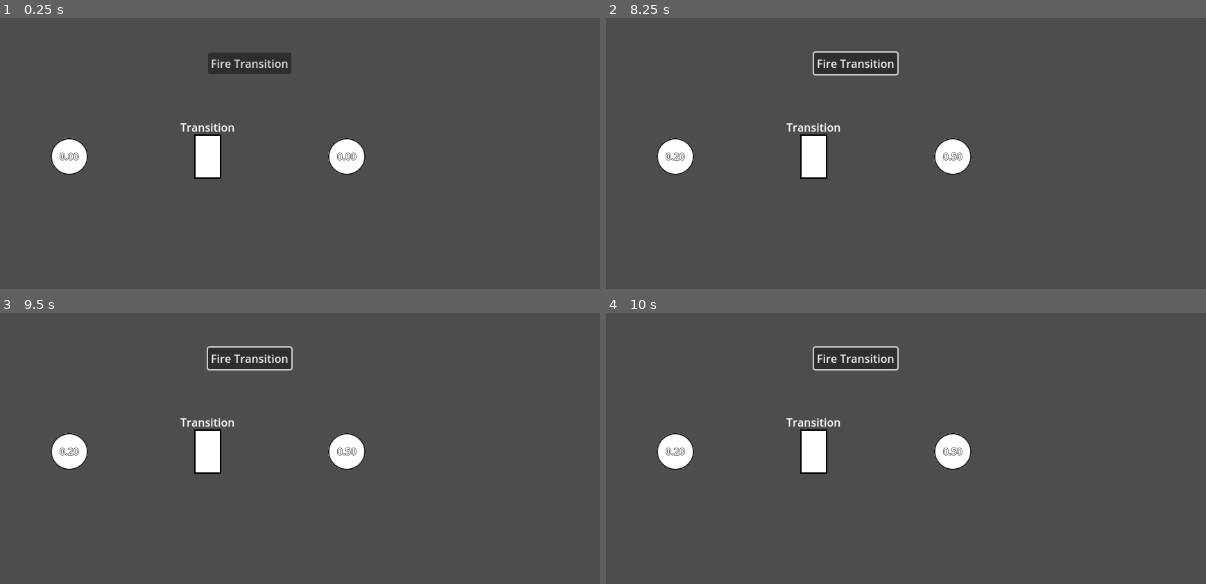
Above: before the commit, frames 1-4 (two rows, left to right).
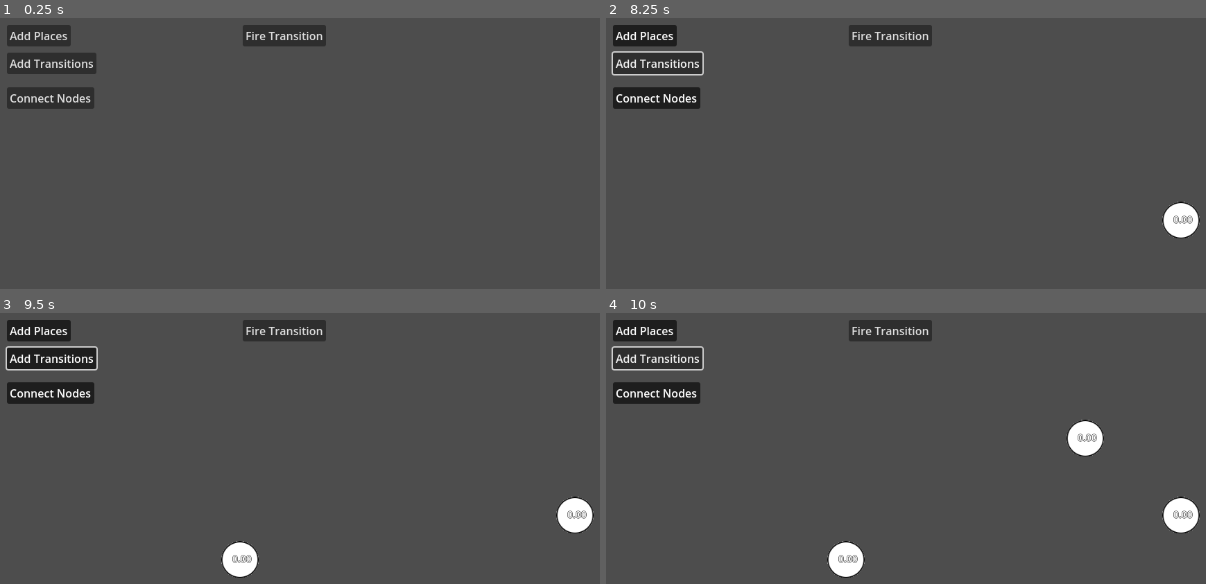
Above: after the commit, the same moments.

Repository: UltraMarineOwl/FuzzyPetriNetSim
Game: Godot game, scene res://Scenes/main.tscn
Two runs of this game, one before a commit and one after it. Both use one fixed random seed, a clock stepped at 60 frames per second and the inputs below.
Inputs (mouse positions are in pixels of both pictures, inside the frame that each line leads up to):
- Up to frame 1 (0.25 s): no input
- Up to frame 2 (8.25 s): click "Fire Transition" at 0.5 s; click (642, 36) at 1.25 s, where only the run after the commit has a clickable "Add Places"; click (660, 64) at 2 s, where only the run after the commit has a clickable "Add Transitions"; click (654, 99) at 2.75 s, where only the run after the commit has a clickable "Connect Nodes"; click "Fire Transition" at 3.5 s; click (642, 36) at 4.25 s, where only the run after the commit has a clickable "Add Places"; click (660, 64) at 5 s, where only the run after the commit has a clickable "Add Transitions"; click "Fire Transition" at 5.75 s; click (642, 36) at 6.5 s, where only the run after the commit has a clickable "Add Places"; click (660, 64) at 7.25 s, where only the run after the commit has a clickable "Add Transitions"; tap Enter at 8 s; move the mouse to (1182, 221) at 8.02 s; click (1182, 221) at 8.17 s
- Up to frame 3 (9.5 s): tap Space at 8.75 s; move the mouse to (240, 559) at 8.77 s; click (240, 559) at 8.92 s
- Up to frame 4 (10 s): tap Enter at 9.5 s; move the mouse to (1086, 437) at 9.52 s; click (1086, 437) at 9.67 s

The runs differ from the first frame. In frame 1, 7.0% of the frame differs, in the area x 1-61%, y 2-60%; in frame 2, 8.2%; in frame 3, 8.9%; in frame 4, 9.5%, in the area x 0-99%, y 2-98%.

Commit message:
places, trans, buttons, connect

Diff:
--- a/Scenes/Place.tscn
+++ b/Scenes/Place.tscn
@@ -15,8 +15,7 @@
 script = ExtResource("1_ptcfd")
 
 [node name="StaticBody2D" type="StaticBody2D" parent="."]
-light_mask = 2
-visibility_layer = 2
+disable_mode = 1
 
 [node name="Sprite2D" type="Sprite2D" parent="StaticBody2D"]
 light_mask = 2
@@ -28,10 +27,10 @@
 shape = SubResource("CircleShape2D_6l4rf")
 
 [node name="Label" type="Label" parent="."]
-offset_left = -31.0
-offset_top = -31.0
-offset_right = 31.0
-offset_bottom = 31.0
+offset_left = -11.0
+offset_top = -12.0
+offset_right = 12.0
+offset_bottom = 11.0
 text = "0"
 label_settings = SubResource("LabelSettings_yu3sh")
 horizontal_alignment = 1
--- a/Scenes/Transitions.tscn
+++ b/Scenes/Transitions.tscn
@@ -4,21 +4,23 @@
 [ext_resource type="Texture2D" uid="uid://dctfq2cjucg8m" path="res://Assets/Transition.png" id="2_dre3t"]
 
 [sub_resource type="RectangleShape2D" id="RectangleShape2D_46e1j"]
-size = Vector2(24.5, 47.5)
+size = Vector2(39, 64)
 
 [node name="Transitions" type="Node2D"]
 script = ExtResource("1_mtmwl")
 
 [node name="StaticBody2D" type="StaticBody2D" parent="."]
-
-[node name="CollisionShape2D" type="CollisionShape2D" parent="StaticBody2D"]
-position = Vector2(3.75, 6.25)
-shape = SubResource("RectangleShape2D_46e1j")
+disable_mode = 1
 
 [node name="Sprite2D" type="Sprite2D" parent="StaticBody2D"]
 texture = ExtResource("2_dre3t")
 
+[node name="CollisionShape2D" type="CollisionShape2D" parent="StaticBody2D"]
+position = Vector2(-0.5, 0)
+shape = SubResource("RectangleShape2D_46e1j")
+
 [node name="Label" type="Label" parent="."]
+visible = false
 offset_left = -40.0
 offset_top = -54.0
 offset_right = 40.0
--- a/Scenes/main.tscn
+++ b/Scenes/main.tscn
@@ -4,3 +4,5 @@
 
 [node name="Main" type="Node2D"]
 script = ExtResource("1_awlv0")
+
+[node name="Connections" type="Node2D" parent="."]
--- a/Scripts/Place.gd
+++ b/Scripts/Place.gd
@@ -1,5 +1,6 @@
 # Scripts/Place.gd
 extends Node2D
+class_name Place
 
 var token_value: float = 0.0  # Значение метки (от 0.0 до 1.0)
 
@@ -8,3 +9,9 @@
 
 func update_label() -> void:
 	$Label.text = "%.2f" % token_value
+
+func _gui_input(event) -> void:
+	if event is InputEventMouseButton and event.button_index == MOUSE_BUTTON_LEFT:
+		if event.doubleclick:
+			# Открыть интерфейс для изменения token_value
+			pass  # Реализуйте по необходимости
--- a/Scripts/Transitions.gd
+++ b/Scripts/Transitions.gd
@@ -1,5 +1,7 @@
 # Scripts/Transition.gd
 extends Node2D
+
+class_name Transition
 
 var input_places: Array[Node2D] = []
 var output_places: Array[Node2D] = []
@@ -7,6 +9,7 @@
 
 func _ready():
 	update_label()
+	set_process_input(true)
 
 func update_label():
 	$Label.text = "Transition"
@@ -23,8 +26,14 @@
 func fire_transition():
 	# Обновляем значения меток
 	for place in input_places:
-		place.token_value -= firing_threshold  # Или другое правило уменьшения
+		place.token_value = max(0.0, place.token_value - firing_threshold)
 		place.update_label()
 	for place in output_places:
-		place.token_value += firing_threshold  # Или другое правило увеличения
+		place.token_value = min(1.0, place.token_value + firing_threshold)
 		place.update_label()
+
+func _gui_input(event) -> void:
+	if event is InputEventMouseButton and event.button_index == MOUSE_BUTTON_LEFT:
+		if event.doubleclick:
+			# Открыть интерфейс для изменения firing_threshold
+			pass  # Реализуйте по необходимости
--- a/Scripts/main.gd
+++ b/Scripts/main.gd
@@ -1,35 +1,150 @@
 # Scripts/Main.gd
 extends Node2D
 
+var PlaceScene = preload("res://Scenes/Place.tscn")
+var TransitionScene = preload("res://Scenes/Transitions.tscn")
+
+@onready var connections_node: Node2D = $Connections
+
+var is_place_mode_enabled: bool = false
+var is_transition_mode_enabled: bool = false
+var is_connect_mode_enabled: bool = false
+
+var selected_place: Place = null
+var selected_transition: Transition = null
+
+
 func _ready() -> void:
-	var PlaceScene = preload("res://Scenes/Place.tscn")
-	var TransitionScene = preload("res://Scenes/Transitions.tscn")
-
-	# Создаем места
-	var place1 = PlaceScene.instantiate()
-	add_child(place1)
-	place1.position = Vector2(100, 200)
-	place1.token_value = 0.7
-
-	var place2 = PlaceScene.instantiate()
-	add_child(place2)
-	place2.position = Vector2(500, 200)
-
-	# Создаем переход
-	var transition = TransitionScene.instantiate()
-	add_child(transition)
-	transition.position = Vector2(300, 200)
-
-	# Устанавливаем связи
-	transition.input_places.append(place1)
-	transition.output_places.append(place2)
 
 	# Добавляем кнопку для срабатывания перехода
 	var fire_button = Button.new()
 	fire_button.text = "Fire Transition"
-	fire_button.position = Vector2(300, 50)
+	fire_button.position = Vector2(350, 10)
 	add_child(fire_button)
-	fire_button.connect("pressed", Callable(self, "_on_fire_button_pressed").bind(transition))
+	fire_button.toggled.connect(_on_fire_button_pressed)
 
-func _on_fire_button_pressed(transition) -> void:
-	transition.try_fire()
+	#########################################
+# Добавляем кнопку для переключения режима добавления мест
+	var place_mode_button = Button.new()
+	place_mode_button.text = "Add Places"
+	place_mode_button.toggle_mode = true  # Позволяет кнопке работать как переключатель
+	place_mode_button.position = Vector2(10, 10)
+	add_child(place_mode_button)
+	place_mode_button.toggled.connect(_on_place_mode_toggled)
+	# Переменная для отслеживания режима
+	is_place_mode_enabled = false
+
+	#########################################
+	# Добавляем кнопку для переключения режима добавления переходов
+	var transition_mode_button = Button.new()
+	transition_mode_button.text = "Add Transitions"
+	transition_mode_button.toggle_mode = true
+	transition_mode_button.position = Vector2(10, 50)
+	add_child(transition_mode_button)
+	transition_mode_button.toggled.connect(_on_transition_mode_toggled)
+
+	# Переменная для отслеживания режима
+	is_transition_mode_enabled = false
+
+	#########################################
+# Добавляем кнопку для режима связывания
+	var connect_mode_button = Button.new()
+	connect_mode_button.text = "Connect Nodes"
+	connect_mode_button.toggle_mode = true
+	connect_mode_button.position = Vector2(10, 100)
+	add_child(connect_mode_button)
+	connect_mode_button.toggled.connect(_on_connect_mode_toggled)
+
+	# Переменная для отслеживания режима
+	is_connect_mode_enabled = false
+
+func _on_place_mode_toggled(button_pressed: bool) -> void:
+	is_place_mode_enabled = button_pressed
+
+func _on_transition_mode_toggled(button_pressed: bool) -> void:
+	is_transition_mode_enabled = button_pressed
+
+func _on_connect_mode_toggled(button_pressed: bool) -> void:
+	is_connect_mode_enabled = button_pressed
+
+func _create_place_at_position(position: Vector2) -> void:
+	var place: Place = PlaceScene.instantiate()
+	add_child(place)
+	place.position = position
+	place.token_value = 0.0  # Начальное значение метки
+
+func _create_transition_at_position(position: Vector2) -> void:
+	var transition: Transition = TransitionScene.instantiate()
+	add_child(transition)
+	transition.position = position
+
+func _unhandled_input(event) -> void:
+	if event is InputEventMouseButton:
+		if event.button_index == MOUSE_BUTTON_LEFT and event.pressed:
+			var clicked_node = _get_node_at_position(event.position)
+			if is_place_mode_enabled:
+				_create_place_at_position(event.position)
+			elif is_transition_mode_enabled:
+				_create_transition_at_position(event.position)
+			elif is_connect_mode_enabled and clicked_node != null:
+				_handle_node_selection(clicked_node)
+
+func _get_node_at_position(position: Vector2) -> Node:
+	var space_state = get_world_2d().direct_space_state
+	var query = PhysicsPointQueryParameters2D.new()
+	query.position = position
+	query.collide_with_bodies = true
+	query.collide_with_areas = true
+	query.collision_mask = 0x7FFFFFFF  # Проверять все слои
+	query.exclude = []
+
+	var result = space_state.intersect_point(query)
+	for item in result:
+		var collider = item.collider
+		if collider != null:
+			var parent_node = collider.get_parent()
+			if parent_node is Place or parent_node is Transition:
+				return parent_node
+			var grandparent_node = parent_node.get_parent()
+			if grandparent_node is Place or grandparent_node is Transition:
+				return grandparent_node
+	return null
+
+func _handle_node_selection(node: Node) -> void:
+	if node is Place:
+		if selected_transition != null:
+			# Связываем переход и место
+			selected_transition.output_places.append(node)
+			_draw_connection(selected_transition, node)
+			# Сбрасываем выбор
+			selected_transition = null
+			print("Connected Transition to Place")
+		else:
+			selected_place = node
+			print("Selected Place")
+	elif node is Transition:
+		if selected_place != null:
+			# Связываем место и переход
+			node.input_places.append(selected_place)
+			_draw_connection(selected_place, node) # Рисуется линии
+			# Сбрасываем выбор
+			selected_place = null
+			print("Connected Place to Transition")
+		else:
+			selected_transition = node
+			print("Selected Transition")
+
+func _draw_connection(from_node: Node2D, to_node: Node2D) -> void:
+	var line = Line2D.new()
+	line.default_color = Color.WHITE
+	line.width = 2
+	line.add_point(from_node.position)
+	line.add_point(to_node.position)
+	connections_node.add_child(line)
+
+
+func _on_fire_button_pressed() -> void:
+	if selected_transition != null:
+		selected_transition.try_fire()
+	else:
+		print("No transition selected to fire.")
